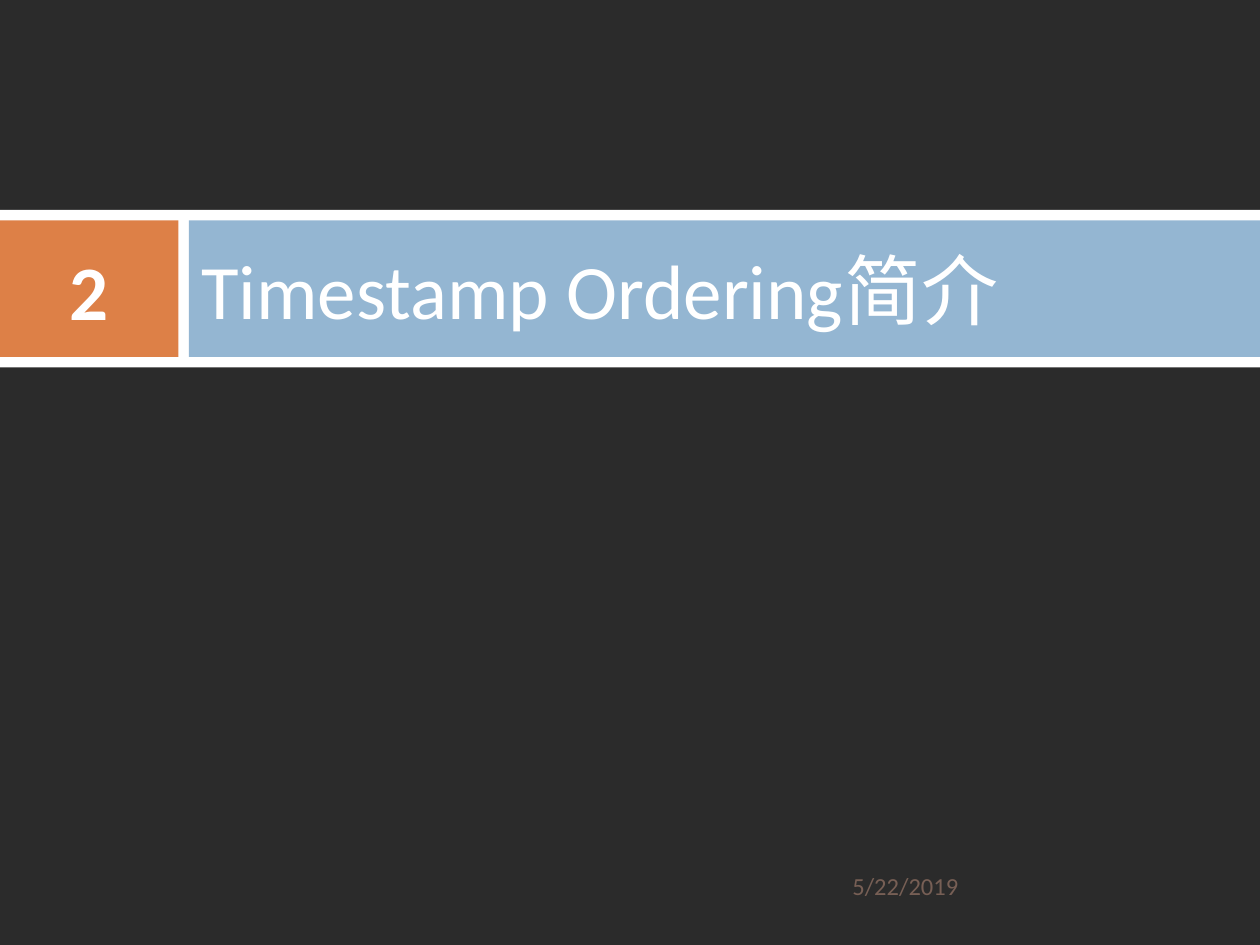
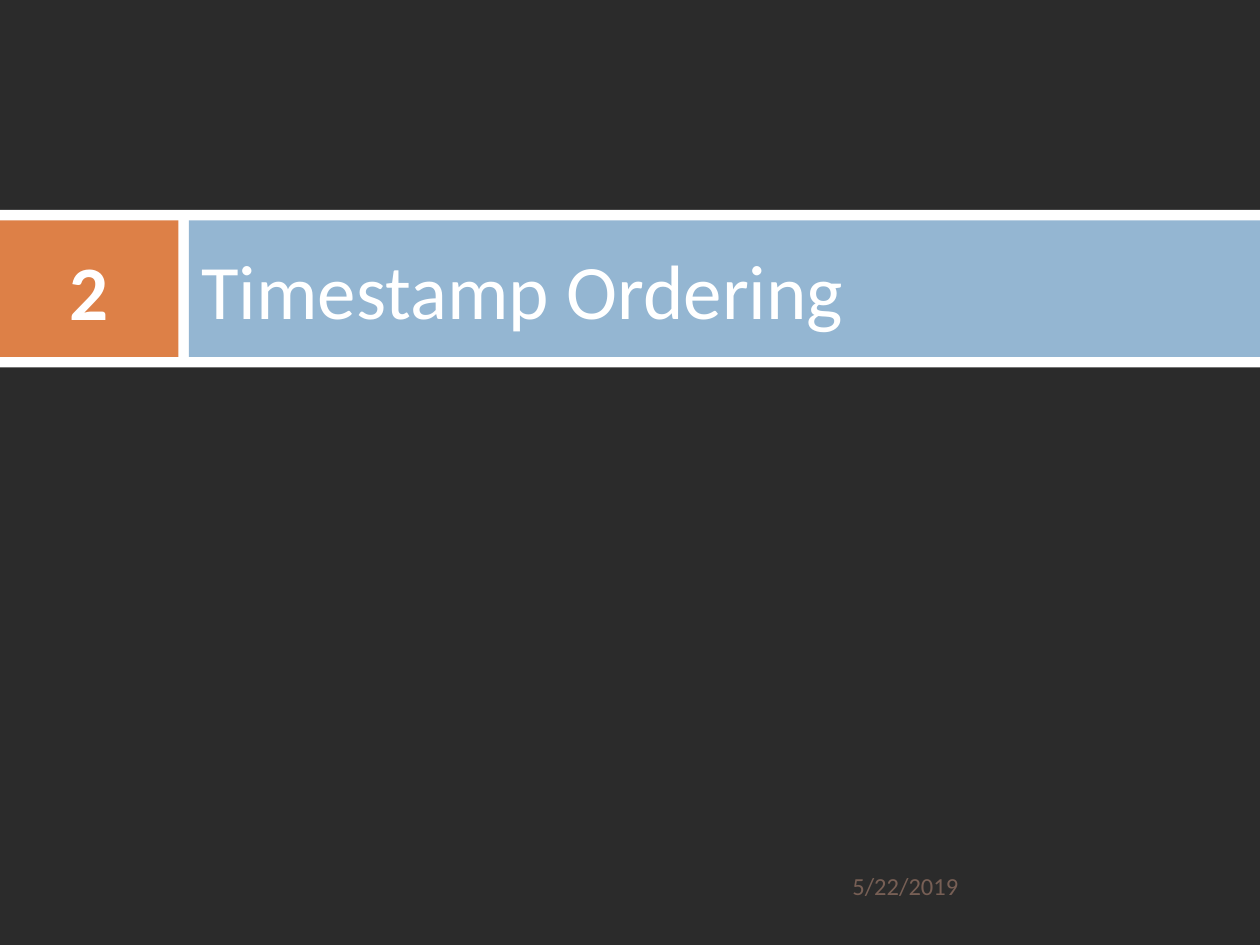
Before and after one commit to ZhangZihao270/DaSE_DBMS_Implemention, a slide deck: slide 2 of 并发控制/cc_to/slides/cc_to.pptx. Drawn at 1260x945 pixels with LibreOffice and Linux fonts; fonts in the diff are those of the drawing; background and template pictures are left out; a plain dark background stands for a picture behind light text. Boxes give left, top, right and bottom in pixels: in the first picture for what was removed or moved away, otherwise in the second. Text is boxed around its words. In the diff, an @@ line names an element or a change of style, - is before the commit and + after.

```diff
--- a/并发控制/cc_to/slides/cc_to.pptx
+++ b/并发控制/cc_to/slides/cc_to.pptx
@@ title at [201,265,843,332]: text changed @@
-Timestamp Ordering简介
+Timestamp Ordering
```
Also in this commit, not shown: 1 other slide changed, 17 other files.
